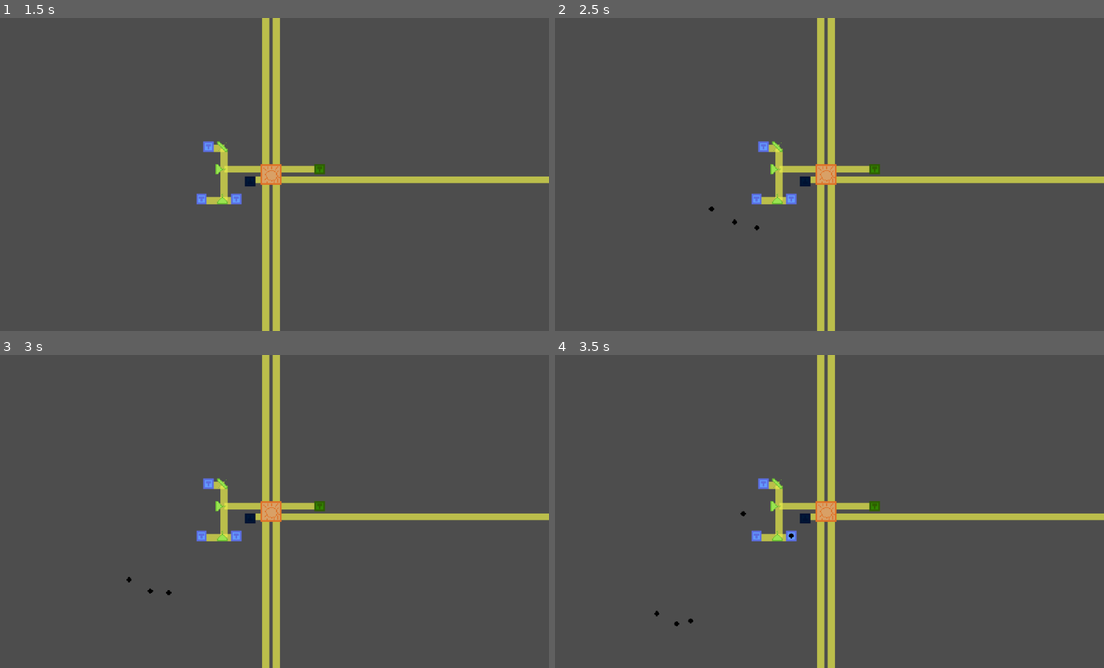
Above: before the commit, frames 1-4 (two rows, left to right).
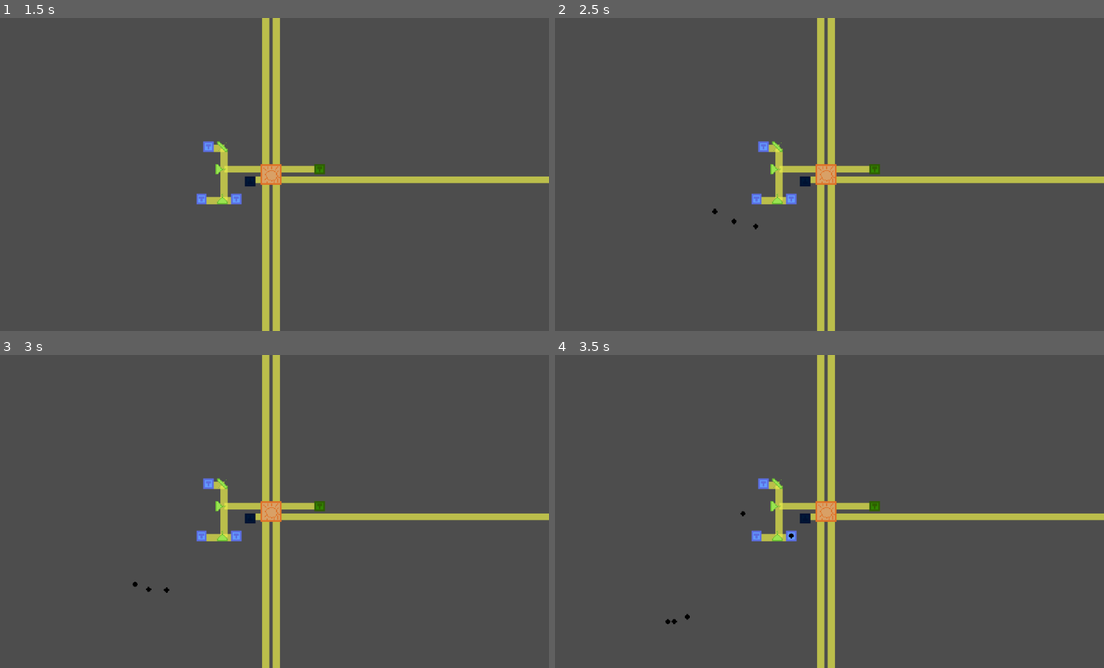
Above: after the commit, the same moments.

Repository: TrueHopolok/gj_solarnight
Game: Godot game, scene res://scenes/main_game_scene/main_game_scene.tscn
Same seed, same stepped clock (60 frames per second), same inputs: the game is played once before the commit and once after it.
Inputs (mouse positions are in pixels of both pictures, inside the frame that each line leads up to):
- Up to frame 1 (1.5 s): tap Enter at 0.5 s; move the mouse to (395, 158) at 0.52 s; hold Right mouse button (delete_building) 0.53-1.28 s; tap Space at 1.25 s; move the mouse to (159, 190) at 1.27 s; click (159, 190) at 1.35 s
- Up to frame 2 (2.5 s): move the mouse to (878, 105) at 2.02 s; hold Right mouse button (delete_building) from 2.03 s (still down)
- Up to frame 3 (3 s): move the mouse to (241, 574) at 2.77 s; release Right mouse button (delete_building) at 2.78 s; click (241, 574) at 2.85 s
- Up to frame 4 (3.5 s): no input

Frame 1 is identical in both runs. In frame 2, less than 0.1% of the frame differs, in the area x 27-38%, y 60-68%; in frame 3, less than 0.1%; in frame 4, less than 0.1%, in the area x 18-35%, y 49-87%.

Commit message:
chore: fixed naming convention and some other QOL

Diff:
--- /dev/null
+++ b/scenes/building/sun/sun.gd
@@ -0,0 +1,15 @@
+extends StaticBody2D
+
+
+@export var health: int = 100
+
+
+func damage(dmg: int) -> void:
+	health -= dmg
+	if health <= 0:
+		# TODO: gameover animation
+		OS.alert("GG")
+
+
+func is_dead() -> bool:
+	return health <= 0
--- a/scenes/building/sun/sun.tscn
+++ b/scenes/building/sun/sun.tscn
@@ -1,6 +1,7 @@
 [gd_scene format=3 uid="uid://dco3bp4wnx0tl"]
 
 [ext_resource type="Texture2D" uid="uid://373jjfq7kqxb" path="res://assets/temperary/tileset.png" id="1_g3ldi"]
+[ext_resource type="Script" uid="uid://dufetp8uqm06p" path="res://scenes/building/sun/sun.gd" id="1_vlfx2"]
 
 [sub_resource type="AtlasTexture" id="AtlasTexture_4ejyq"]
 atlas = ExtResource("1_g3ldi")
@@ -12,6 +13,7 @@
 [node name="Sun" type="StaticBody2D" unique_id=1057295584 groups=["sun"]]
 collision_layer = 3
 collision_mask = 0
+script = ExtResource("1_vlfx2")
 
 [node name="Sprite2D" type="Sprite2D" parent="." unique_id=1954649595]
 texture = SubResource("AtlasTexture_4ejyq")
--- a/scenes/enemy/enemy.gd
+++ b/scenes/enemy/enemy.gd
@@ -5,28 +5,28 @@
 signal died(materials_dropped: int)
 
 ## 3 hp = 1 cannon
-@export var HEALTH: int = 5
+@export var _health: int = 5
 ## dmg/attack -> 10 / dmg = time for mirror
-@export var ATTACK_DAMAGE: int = 1
+@export var _attack_damage: int = 1
 ## sec/attack
-@export var ATTACK_COOLDOWN: float = 1.0
+@export var _attack_cooldown: float = 1.0
 ## px/sec -> 320 / speed = time
-@export var MOVEMENT_SPEED: float = 30.0
+@export var _movement_speed: float = 30.0
 ## materials/death
-@export var MATERIALS_DROPPED: int = 2
+@export var _materials_dropped: int = 2
 ## go straight for the sun
-@export var IGNORE_BULIDINGS: bool = false
+@export var _ignore_buildings: bool = false
 
 @onready var _sun: Node2D = get_tree().get_first_node_in_group('sun')
 @onready var _proj_scene: PackedScene = preload('res://scenes/enemy/enemy_projectile/enemy_projectile.tscn')
 @onready var _main_game_scene: Node2D = get_tree().get_first_node_in_group('main_game_scene')
 
-var _attack_cooldown: float = 0.0
+var _remaining_cooldown: float = 0.0
 
 
 func _input(event: InputEvent) -> void:
 	if OS.is_debug_build() && event.is_action_pressed(&'debug_killall'):
-		damage(HEALTH)
+		damage(_health)
 
 
 func _ready() -> void:
@@ -35,37 +35,37 @@
 
 
 func _physics_process(delta: float) -> void:
-	_attack_cooldown = max(0.0, _attack_cooldown - delta)
+	_remaining_cooldown = max(0.0, _remaining_cooldown - delta)
 	if $AgroArea.has_overlapping_bodies():
-		if IGNORE_BULIDINGS:
+		if _ignore_buildings:
 			var found_sun: bool = false
 			for body: Node2D in $AgroArea.get_overlapping_bodies():
 				if body.is_in_group('sun'):
 					found_sun = true
 					break
 			if found_sun:
-				if _attack_cooldown <= 0.0:
+				if _remaining_cooldown <= 0.0:
 					_attack()
 				velocity = Vector2.ZERO
 				move_and_slide()
 				return
 		else:
-			if _attack_cooldown <= 0.0:
+			if _remaining_cooldown <= 0.0:
 				_attack()
 			velocity = Vector2.ZERO
 			move_and_slide()
 			return
-	velocity = position.direction_to(_sun.position) * MOVEMENT_SPEED
+	velocity = position.direction_to(_sun.position) * _movement_speed
 	move_and_slide()
 	$AgroArea.rotation = (position - _sun.position).angle()
 
 
 func _attack() -> bool:
-	_attack_cooldown = ATTACK_COOLDOWN
+	_remaining_cooldown = _attack_cooldown
 	var closest_body: StaticBody2D
 	var closest_dist: float = INF
 	for body: Node2D in $AgroArea.get_overlapping_bodies():
-		if IGNORE_BULIDINGS && !body.is_in_group('sun'):
+		if _ignore_buildings && !body.is_in_group('sun'):
 			continue
 		var dist: float = position.distance_squared_to(body.position)
 		if dist < closest_dist:
@@ -75,20 +75,20 @@
 		return false
 	var proj: EnemyProjectile = _proj_scene.instantiate()
 	proj.position = position
-	proj.dmg = ATTACK_DAMAGE
+	proj.dmg = _attack_damage
 	proj.dir = position.direction_to(closest_body.position)
 	_main_game_scene.add_child(proj)
 	return true
 
 
 func damage(dmg: int) -> void:
-	HEALTH -= dmg
-	if HEALTH <= 0:
+	_health -= dmg
+	if _health <= 0:
 		$CollisionShape2D.set_deferred(&'disabled', true)
 		# TODO: show death
-		died.emit(MATERIALS_DROPPED)
+		died.emit(_materials_dropped)
 		queue_free()
 
 
 func is_dead() -> bool:
-	return HEALTH <= 0
+	return _health <= 0
--- a/scenes/enemy/enemy_type/enemy_shield.tscn
+++ b/scenes/enemy/enemy_type/enemy_shield.tscn
@@ -7,9 +7,6 @@
 size = Vector2(48, 16)
 
 [node name="Enemy" unique_id=840357590 instance=ExtResource("1_1y5xm")]
-HEALTH = 8
-MOVEMENT_SPEED = 35.0
-MATERIALS_DROPPED = 8
 
 [node name="EnemyShield" parent="." index="0" unique_id=448864929 instance=ExtResource("2_3ruxo")]
 sync_to_physics = false
Not shown, added: scenes/building/sun/sun.gd.uid
